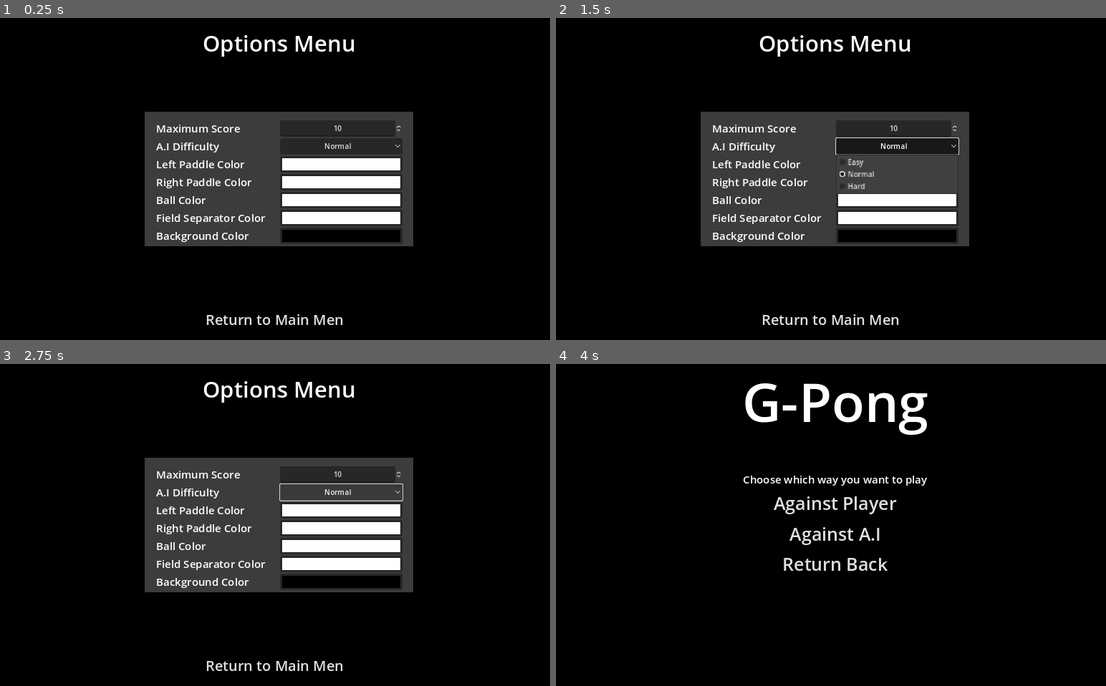
Above: before the commit, frames 1-4 (two rows, left to right).
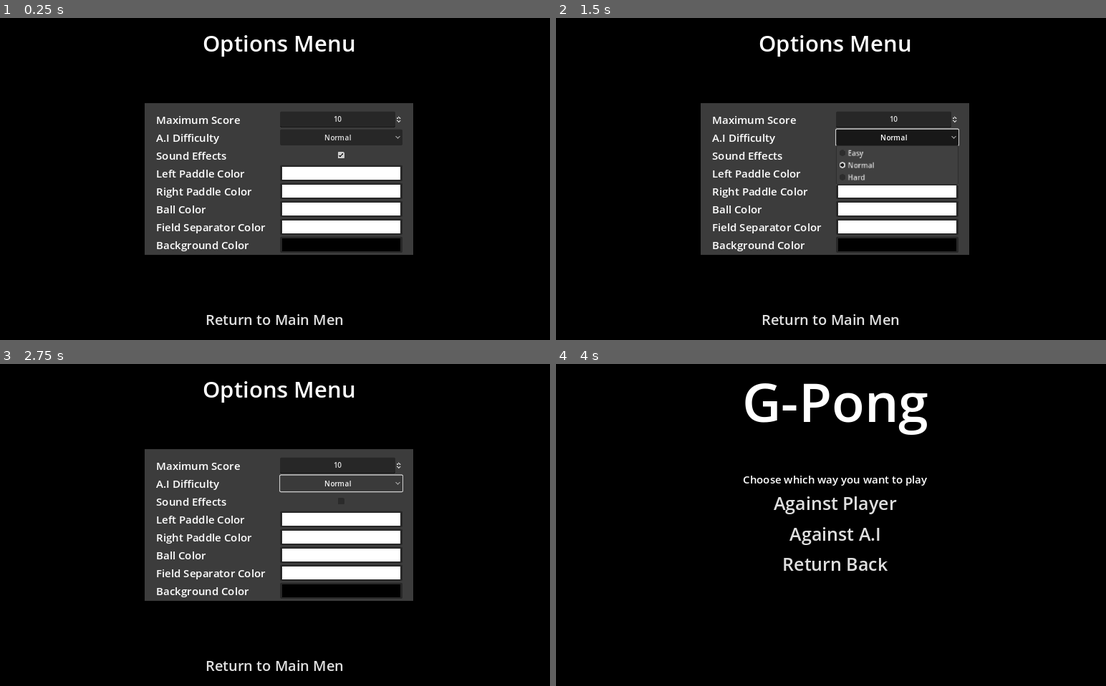
Above: after the commit, the same moments.

Repository: SimoneStarace/G-Pong
Game: Godot game, scene res://scenes/ui/menus/option_menu.tscn
Two runs of this game, one before a commit and one after it. Both use one fixed random seed, a clock stepped at 60 frames per second and the inputs below. This scene is started directly instead of the project's main scene.
Inputs (mouse positions are in pixels of both pictures, inside the frame that each line leads up to):
- Up to frame 1 (0.25 s): no input
- Up to frame 2 (1.5 s): click (897, 156) at 0.52 s; click "Normal" at 1.25 s
- Up to frame 3 (2.75 s): click "Normal" at 2 s
- Up to frame 4 (4 s): click "Return to Main Menu" at 2.75 s; click "Play" at 3.5 s

The runs differ from the first frame. In frame 1, 8.8% of the frame differs, in the area x 26-76%, y 26-74%; in frame 2, 8.6%; in frame 3, 9.1%; in frame 4, nothing differs.

Commit message:
Add sound effect option

Diff:
--- a/scenes/ui/menus/option_menu.tscn
+++ b/scenes/ui/menus/option_menu.tscn
@@ -51,7 +51,7 @@
 _menu_name = "start_menu"
 
 [node name="Panel" type="Panel" parent="MarginContainer"]
-custom_minimum_size = Vector2(600, 300)
+custom_minimum_size = Vector2(600, 340)
 layout_mode = 2
 size_flags_horizontal = 4
 size_flags_vertical = 4
@@ -112,6 +112,22 @@
 popup/item_2/text = "Hard"
 popup/item_2/id = 2
 
+[node name="SoundOption" type="HBoxContainer" parent="MarginContainer/Panel/Options"]
+layout_mode = 2
+alignment = 1
+
+[node name="Label" type="Label" parent="MarginContainer/Panel/Options/SoundOption"]
+layout_mode = 2
+size_flags_horizontal = 3
+theme_override_font_sizes/font_size = 24
+text = "Sound Effects"
+vertical_alignment = 1
+
+[node name="SoundCheck" type="CheckBox" parent="MarginContainer/Panel/Options/SoundOption"]
+layout_mode = 2
+size_flags_horizontal = 6
+button_pressed = true
+
 [node name="LeftPaddleOption" type="HBoxContainer" parent="MarginContainer/Panel/Options"]
 layout_mode = 2
 alignment = 1
